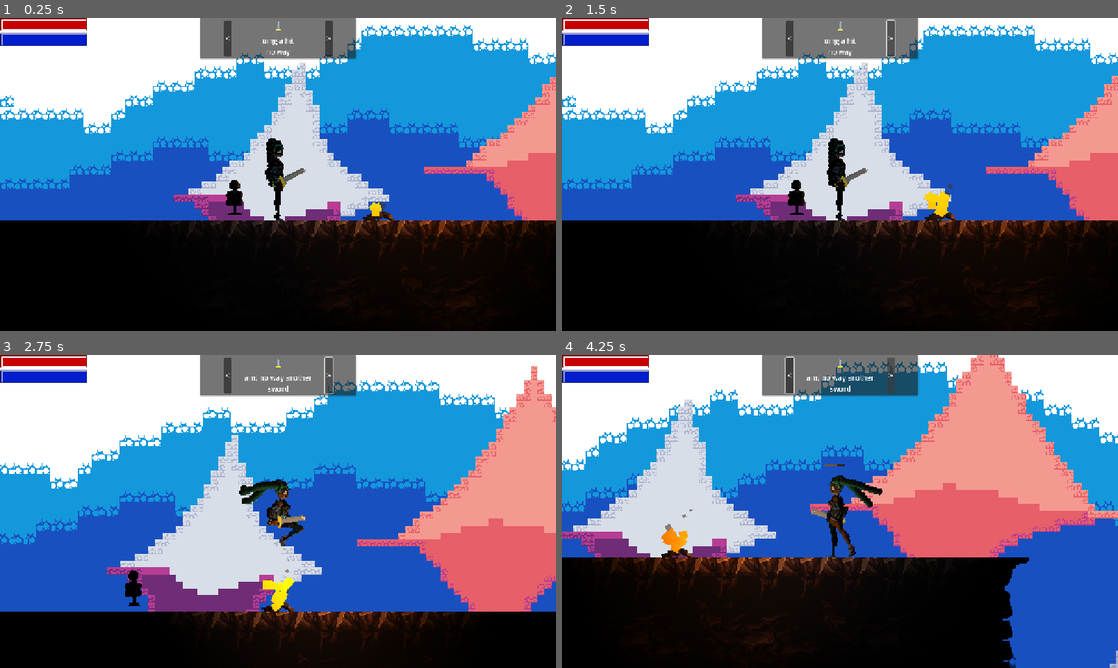
Above: before the commit, frames 1-4 (two rows, left to right).
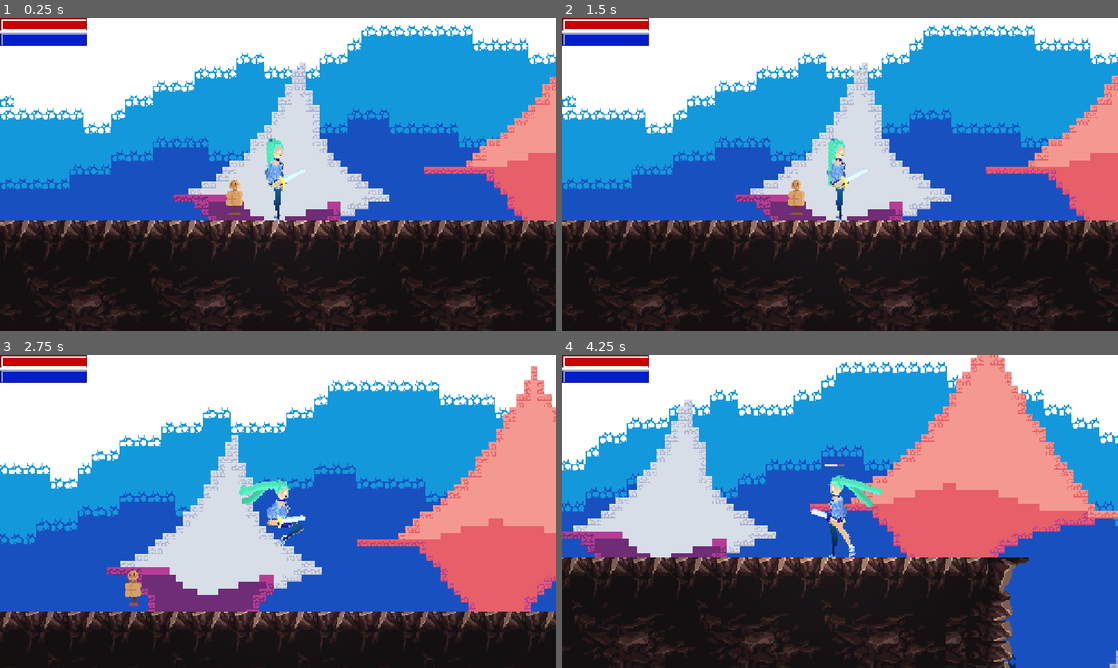
Above: after the commit, the same moments.

Repository: ToastedTeam/CaveGame
Game: Godot game, scene res://scenes/main/main.tscn
The game is run twice, just before and just after one commit, with the same random seed, the same clock (stepped at 60 frames per second) and the same inputs. The engine's default icon, where the game draws it, is replaced by a stand-in: a white triangle on a blue panel in a dark square.
Inputs (mouse positions are in pixels of both pictures, inside the frame that each line leads up to):
- Up to frame 1 (0.25 s): no input
- Up to frame 2 (1.5 s): click (789, 36) at 0.5 s, where only the run before the commit has a clickable "<"; click (890, 36) at 1.25 s, where only the run before the commit has a clickable ">"
- Up to frame 3 (2.75 s): tap Enter (ui_accept) at 2 s; hold Right (player_move_right) from 2.03 s (still down); tap A (player_attack) at 2.1 s; tap Up (player_jump) at 2.27 s
- Up to frame 4 (4.25 s): tap D (player_dash) at 2.85 s; tap Up (player_jump) at 3.02 s; release Right (player_move_right) at 3.53 s; hold Left (player_move_left) from 3.53 s (still down); tap E (player_interact) at 3.6 s

The runs differ from the first frame. In frame 1, 16% of the frame differs, in the area x 0-100%, y 0-100%; in frame 2, 16%; in frame 3, 10%; in frame 4, 14%.

Commit message:
Add a stand up animation.

Diff:
--- a/project.godot
+++ b/project.godot
@@ -28,7 +28,7 @@
 
 [editor_plugins]
 
-enabled=PackedStringArray("res://addons/directional_hinge/plugin.cfg", "res://addons/remotetransform2dextended/plugin.cfg")
+enabled=PackedStringArray("res://addons/directional_hinge/plugin.cfg", "res://addons/godot-animation-reverser/plugin.cfg", "res://addons/remotetransform2dextended/plugin.cfg")
 
 [global_group]
 
--- a/scenes/interface/interface.tscn
+++ b/scenes/interface/interface.tscn
@@ -39,6 +39,7 @@
 layout_mode = 2
 
 [node name="WeaponSelector" type="PanelContainer" parent="."]
+visible = false
 anchors_preset = 5
 anchor_left = 0.5
 anchor_right = 0.5
--- a/scenes/main/main.tscn
+++ b/scenes/main/main.tscn
@@ -995,11 +995,291 @@
 "values": [true]
 }
 
+[sub_resource type="Animation" id="Animation_raeie"]
+resource_name = "restFloor"
+length = 2.0
+tracks/0/type = "value"
+tracks/0/imported = false
+tracks/0/enabled = true
+tracks/0/path = NodePath("FFTarget_pos/Synchroniser:Position")
+tracks/0/interp = 1
+tracks/0/loop_wrap = true
+tracks/0/keys = {
+"times": PackedFloat32Array(0),
+"transitions": PackedFloat32Array(1),
+"update": 1,
+"values": [true]
+}
+tracks/1/type = "value"
+tracks/1/imported = false
+tracks/1/enabled = true
+tracks/1/path = NodePath("BFTarget_pos/Synchroniser:Position")
+tracks/1/interp = 1
+tracks/1/loop_wrap = true
+tracks/1/keys = {
+"times": PackedFloat32Array(0),
+"transitions": PackedFloat32Array(1),
+"update": 1,
+"values": [true]
+}
+tracks/2/type = "value"
+tracks/2/imported = false
+tracks/2/enabled = true
+tracks/2/path = NodePath("BHTarget_pos/Synchroniser:Position")
+tracks/2/interp = 1
+tracks/2/loop_wrap = true
+tracks/2/keys = {
+"times": PackedFloat32Array(0),
+"transitions": PackedFloat32Array(1),
+"update": 1,
+"values": [true]
+}
+tracks/3/type = "value"
+tracks/3/imported = false
+tracks/3/enabled = true
+tracks/3/path = NodePath("FHTarget_pos/Synchroniser:Position")
+tracks/3/interp = 1
+tracks/3/loop_wrap = true
+tracks/3/keys = {
+"times": PackedFloat32Array(0),
+"transitions": PackedFloat32Array(1),
+"update": 1,
+"values": [true]
+}
+tracks/4/type = "bezier"
+tracks/4/imported = false
+tracks/4/enabled = true
+tracks/4/path = NodePath("FFTarget_pos:position:x")
+tracks/4/interp = 1
+tracks/4/loop_wrap = true
+tracks/4/keys = {
+"handle_modes": PackedInt32Array(0, 0, 0, 0, 0, 0),
+"points": PackedFloat32Array(13, -0.159791, 0, 0.25, 0, 9, -0.0402465, 0, 0.0264202, 0, 1, -0.25, 0, 0.25, 0, 1, -0.25, 0, 0.25, 0, 1, -0.25, 0, 0.25, 0, 1, -0.25, 0, 0.25, 0),
+"times": PackedFloat32Array(0, 0.3, 0.51026, 1.12915, 1.50379, 1.76667)
+}
+tracks/5/type = "bezier"
+tracks/5/imported = false
+tracks/5/enabled = true
+tracks/5/path = NodePath("FFTarget_pos:position:y")
+tracks/5/interp = 1
+tracks/5/loop_wrap = true
+tracks/5/keys = {
+"handle_modes": PackedInt32Array(0, 0, 0, 0, 0),
+"points": PackedFloat32Array(34, -0.126458, -1, 0.25, 0, 32, -0.0402465, 2, 0.0264202, 0, 34, -0.25, 0, 0.128927, -2, 34, -0.25, 0, 0.25, 0, 31.665, -0.25, 0, 0.25, 0),
+"times": PackedFloat32Array(0, 0.3, 0.51026, 1.12915, 1.76667)
+}
+tracks/6/type = "bezier"
+tracks/6/imported = false
+tracks/6/enabled = true
+tracks/6/path = NodePath("BFTarget_pos:position:x")
+tracks/6/interp = 1
+tracks/6/loop_wrap = true
+tracks/6/keys = {
+"handle_modes": PackedInt32Array(0, 0, 0, 0),
+"points": PackedFloat32Array(16, -0.0638497, -1, 0.0361503, -1, 6, -0.0304265, -1, 0.0695735, 6, -3.695, -0.25, 0, 0.018669, 0, -2, -0.25, 0, 0.25, 0),
+"times": PackedFloat32Array(0.41748, 0.7, 0.966667, 2)
+}
+tracks/7/type = "bezier"
+tracks/7/imported = false
+tracks/7/enabled = true
+tracks/7/path = NodePath("BFTarget_pos:position:y")
+tracks/7/interp = 1
+tracks/7/loop_wrap = true
+tracks/7/keys = {
+"handle_modes": PackedInt32Array(0, 0, 0, 0),
+"points": PackedFloat32Array(34.02, -0.0638497, 1, 0.13615, 11, 32, -0.0304265, 1, 0.0362402, -1, 34, -0.25, 0, 0.0853357, -1, 30.335, -0.25, 0, 0.25, 0),
+"times": PackedFloat32Array(0.4, 0.7, 0.966667, 2)
+}
+tracks/8/type = "bezier"
+tracks/8/imported = false
+tracks/8/enabled = true
+tracks/8/path = NodePath("BHTarget_pos:position:x")
+tracks/8/interp = 1
+tracks/8/loop_wrap = true
+tracks/8/keys = {
+"handle_modes": PackedInt32Array(0, 0, 0),
+"points": PackedFloat32Array(-28, -0.25, 0, 0.25, 0, 0, -0.25, 0, 0.25, 0, 0, -0.25, 0, 0.25, 0),
+"times": PackedFloat32Array(0.83333, 1.33333, 2)
+}
+tracks/9/type = "bezier"
+tracks/9/imported = false
+tracks/9/enabled = true
+tracks/9/path = NodePath("BHTarget_pos:position:y")
+tracks/9/interp = 1
+tracks/9/loop_wrap = true
+tracks/9/keys = {
+"handle_modes": PackedInt32Array(0, 0, 0),
+"points": PackedFloat32Array(35, -0.25, 0, 0.25, 0, 26, -0.25, 0, 0.25, 0, 6, -0.25, 0, 0.25, 0),
+"times": PackedFloat32Array(0.83333, 1.33333, 2)
+}
+tracks/10/type = "value"
+tracks/10/imported = false
+tracks/10/enabled = true
+tracks/10/path = NodePath("HipTarget/Synchroniser:Position")
+tracks/10/interp = 1
+tracks/10/loop_wrap = true
+tracks/10/keys = {
+"times": PackedFloat32Array(0),
+"transitions": PackedFloat32Array(1),
+"update": 1,
+"values": [true]
+}
+tracks/11/type = "value"
+tracks/11/imported = false
+tracks/11/enabled = true
+tracks/11/path = NodePath("HipTarget/Synchroniser:Rotation")
+tracks/11/interp = 1
+tracks/11/loop_wrap = true
+tracks/11/keys = {
+"times": PackedFloat32Array(0),
+"transitions": PackedFloat32Array(1),
+"update": 1,
+"values": [true]
+}
+tracks/12/type = "bezier"
+tracks/12/imported = false
+tracks/12/enabled = true
+tracks/12/path = NodePath("FHTarget_pos:position:x")
+tracks/12/interp = 1
+tracks/12/loop_wrap = true
+tracks/12/keys = {
+"handle_modes": PackedInt32Array(0, 0, 0, 0),
+"points": PackedFloat32Array(-24, -0.25, 0, 0.25, 0, -18.355, -0.25, 0, 0.25, 0, -18.355, -0.25, 0, 0.18073, 50.855, 2, -0.25, 0, 0.25, 0),
+"times": PackedFloat32Array(0, 0.8333, 1, 2)
+}
+tracks/13/type = "bezier"
+tracks/13/imported = false
+tracks/13/enabled = true
+tracks/13/path = NodePath("FHTarget_pos:position:y")
+tracks/13/interp = 1
+tracks/13/loop_wrap = true
+tracks/13/keys = {
+"handle_modes": PackedInt32Array(0, 0, 0, 0),
+"points": PackedFloat32Array(35, -0.25, 0, 0.25, 0, 35.325, -0.25, 0, 0.25, 0, 35.325, -0.25, 0, 0.25, 0, 9, -0.25, 0, 0.25, 0),
+"times": PackedFloat32Array(0, 0.8333, 1, 2)
+}
+tracks/14/type = "bezier"
+tracks/14/imported = false
+tracks/14/enabled = true
+tracks/14/path = NodePath("HipTarget:position:x")
+tracks/14/interp = 1
+tracks/14/loop_wrap = true
+tracks/14/keys = {
+"handle_modes": PackedInt32Array(0, 0, 0),
+"points": PackedFloat32Array(-13, -0.25, 0, 0.18762, -2.5, 0, -0.345747, 11.5, 0.091, -3, 0, -0.25, 0, 0.25, 0),
+"times": PackedFloat32Array(0.8333, 1.56667, 2)
+}
+tracks/15/type = "bezier"
+tracks/15/imported = false
+tracks/15/enabled = true
+tracks/15/path = NodePath("HipTarget:position:y")
+tracks/15/interp = 1
+tracks/15/loop_wrap = true
+tracks/15/keys = {
+"handle_modes": PackedInt32Array(0, 0, 0),
+"points": PackedFloat32Array(29, -0.25, 0, 0.25, 0, 23, -0.533333, 2, 0.03, 0, 0, -0.1, 0, 0.2, 12),
+"times": PackedFloat32Array(0.8333, 1.33333, 2)
+}
+tracks/16/type = "bezier"
+tracks/16/imported = false
+tracks/16/enabled = true
+tracks/16/path = NodePath("HipTarget:rotation")
+tracks/16/interp = 1
+tracks/16/loop_wrap = true
+tracks/16/keys = {
+"handle_modes": PackedInt32Array(0, 0, 0),
+"points": PackedFloat32Array(-0.259744, -0.25, 0, 0.25, 0, 0.325715, -0.25, 0, 0.25, 0, 0, -0.25, 0, 0.25, 0),
+"times": PackedFloat32Array(0.8333, 1.33333, 2)
+}
+tracks/17/type = "bezier"
+tracks/17/imported = false
+tracks/17/enabled = true
+tracks/17/path = NodePath("LookAt:position:x")
+tracks/17/interp = 1
+tracks/17/loop_wrap = true
+tracks/17/keys = {
+"handle_modes": PackedInt32Array(0, 0),
+"points": PackedFloat32Array(36, -0.25, 0, 0.25, 0, 85, -0.25, 0, 0.25, 0),
+"times": PackedFloat32Array(1.53333, 2)
+}
+tracks/18/type = "bezier"
+tracks/18/imported = false
+tracks/18/enabled = true
+tracks/18/path = NodePath("LookAt:position:y")
+tracks/18/interp = 1
+tracks/18/loop_wrap = true
+tracks/18/keys = {
+"handle_modes": PackedInt32Array(0, 0),
+"points": PackedFloat32Array(29, -0.25, 0, 0.25, 0, -14, -0.25, 0, 0.25, 0),
+"times": PackedFloat32Array(1.53333, 2)
+}
+tracks/19/type = "value"
+tracks/19/imported = false
+tracks/19/enabled = true
+tracks/19/path = NodePath("..:inhibitUserInput")
+tracks/19/interp = 1
+tracks/19/loop_wrap = true
+tracks/19/keys = {
+"times": PackedFloat32Array(0, 2),
+"transitions": PackedFloat32Array(1, 1),
+"update": 1,
+"values": [true, false]
+}
+tracks/20/type = "value"
+tracks/20/imported = false
+tracks/20/enabled = true
+tracks/20/path = NodePath("../../PlayerIKAnimator:inhibitFH")
+tracks/20/interp = 1
+tracks/20/loop_wrap = true
+tracks/20/keys = {
+"times": PackedFloat32Array(0, 2),
+"transitions": PackedFloat32Array(1, 1),
+"update": 1,
+"values": [true, false]
+}
+tracks/21/type = "value"
+tracks/21/imported = false
+tracks/21/enabled = true
+tracks/21/path = NodePath("../../PlayerIKAnimator:inhibitBH")
+tracks/21/interp = 1
+tracks/21/loop_wrap = true
+tracks/21/keys = {
+"times": PackedFloat32Array(0, 2),
+"transitions": PackedFloat32Array(1, 1),
+"update": 1,
+"values": [true, false]
+}
+tracks/22/type = "value"
+tracks/22/imported = false
+tracks/22/enabled = true
+tracks/22/path = NodePath("../../PlayerIKAnimator:inhibitFF")
+tracks/22/interp = 1
+tracks/22/loop_wrap = true
+tracks/22/keys = {
+"times": PackedFloat32Array(0, 2),
+"transitions": PackedFloat32Array(1, 1),
+"update": 1,
+"values": [true, false]
+}
+tracks/23/type = "value"
+tracks/23/imported = false
+tracks/23/enabled = true
+tracks/23/path = NodePath("../../PlayerIKAnimator:inhibitBF")
+tracks/23/interp = 1
+tracks/23/loop_wrap = true
+tracks/23/keys = {
+"times": PackedFloat32Array(0, 2),
+"transitions": PackedFloat32Array(1, 1),
+"update": 1,
+"values": [true, false]
+}
+
 [sub_resource type="AnimationLibrary" id="AnimationLibrary_gx6sm"]
 _data = {
 &"Attack": SubResource("Animation_j3ovn"),
 &"RESET": SubResource("Animation_afbqv"),
-&"restFloor": SubResource("Animation_pg34l")
+&"restFloor": SubResource("Animation_pg34l"),
+&"restFloorUp": SubResource("Animation_raeie")
 }
 
 [sub_resource type="TileSetAtlasSource" id="TileSetAtlasSource_ubapy"]
@@ -2393,7 +2673,7 @@
 
 [node name="BFTarget" type="Marker2D" parent="PlayerIKAnimator"]
 visible = false
-position = Vector2(2, 5)
+position = Vector2(2, 1.335)
 
 [node name="Sprite2D" type="Sprite2D" parent="PlayerIKAnimator/BFTarget"]
 texture = SubResource("PlaceholderTexture2D_th5th")
@@ -2401,7 +2681,7 @@
 [node name="FFTarget" type="Marker2D" parent="PlayerIKAnimator"]
 visible = false
 z_index = 500
-position = Vector2(5, 3)
+position = Vector2(5, 2.665)
 
 [node name="Sprite2D2" type="Sprite2D" parent="PlayerIKAnimator/FFTarget"]
 texture = SubResource("PlaceholderTexture2D_th5th")
@@ -2415,7 +2695,7 @@
 
 [node name="FHTarget" type="Marker2D" parent="PlayerIKAnimator"]
 visible = false
-position = Vector2(4, -29)
+position = Vector2(6, -20)
 
 [node name="Sprite2D2" type="Sprite2D" parent="PlayerIKAnimator/FHTarget"]
 texture = SubResource("PlaceholderTexture2D_blune")
@@ -2446,78 +2726,80 @@
 
 [node name="hip" parent="Player/Skeleton" index="0"]
 position = Vector2(0, 0)
-scale = Vector2(0.999892, 0.999892)
+scale = Vector2(0.999844, 0.999844)
 
 [node name="head" parent="Player/Skeleton/hip/torso/collar/offset" index="0"]
-rotation = -0.00579714
+rotation = -0.00580459
 scale = Vector2(0.999852, 0.999852)
 
 [node name="shoulder_r" parent="Player/Skeleton/hip/torso/collar/offset" index="1"]
-rotation = 1.9395
+rotation = 1.93946
 
 [node name="forearm_r" parent="Player/Skeleton/hip/torso/collar/offset/shoulder_r" index="1"]
-rotation = -0.833589
+rotation = -0.833527
+scale = Vector2(0.999999, 0.999999)
 
 [node name="shoulder_f" parent="Player/Skeleton/hip/torso/collar/offset" index="2"]
-rotation = 2.43437
-
-[node name="forearm_f" parent="Player/Skeleton/hip/torso/collar/offset/shoulder_f" index="1"]
-rotation = -1.73952
+rotation = 1.4022
 
 [node name="thigh_r" parent="Player/Skeleton/hip" index="1"]
-rotation = 0.0587558
+rotation = 0.0658351
+
+[node name="calf_r" parent="Player/Skeleton/hip/thigh_r" index="1"]
+rotation = 0.0
 
 [node name="thigh_f" parent="Player/Skeleton/hip" index="2"]
-rotation = -0.0468391
+rotation = -0.0473331
+scale = Vector2(0.99984, 0.99984)
 
 [node name="Forearm_R" parent="Player/sprites" index="0"]
-position = Vector2(-2.91508, -0.927197)
-rotation = -0.464893
+position = Vector2(-2.91473, -0.926941)
+rotation = -0.464864
 
 [node name="Shoulder_R" parent="Player/sprites" index="1"]
-position = Vector2(-3.8015, -9.83509)
-rotation = 0.368695
+position = Vector2(-3.80115, -9.83455)
+rotation = 0.36866
 
 [node name="Calf_B" parent="Player/sprites" index="2"]
-position = Vector2(-0.352293, 14.5028)
-rotation = 0.0587558
+position = Vector2(-0.454931, 14.4992)
+rotation = 0.0658351
 
 [node name="Thigh_B" parent="Player/sprites" index="3"]
-position = Vector2(-0.352294, 5.989)
-rotation = 0.0587558
+position = Vector2(-0.394663, 5.98606)
+rotation = 0.0658351
 
 [node name="Calf_F" parent="Player/sprites" index="4"]
-position = Vector2(0.678109, 14.4568)
-rotation = -0.0468391
+position = Vector2(0.685217, 14.4555)
+rotation = -0.0473331
 
 [node name="Thigh_F" parent="Player/sprites" index="5"]
-position = Vector2(-0.219089, 5.99181)
-rotation = -0.0468391
+position = Vector2(-0.216119, 5.99138)
+rotation = -0.0473331
 
 [node name="BHair" parent="Player/sprites" index="6"]
-position = Vector2(-5.27686, -28.0564)
+position = Vector2(-5.27689, -28.0557)
 
 [node name="Head" parent="Player/sprites" index="7"]
-position = Vector2(-1.54038, -20.4965)
-rotation = -0.00579714
+position = Vector2(-1.54036, -20.4958)
+rotation = -0.0058046
 
 [node name="FrontHair" parent="Player/sprites" index="8"]
-position = Vector2(-6.51005, -26.1911)
+position = Vector2(-6.51007, -26.1904)
 
 [node name="Torso" parent="Player/sprites" index="9"]
-position = Vector2(0, -7.99914)
+position = Vector2(0, -7.99875)
 
 [node name="FlipHandler" parent="Player/sprites" index="11"]
-position = Vector2(-1.34707, -2.63921)
-rotation = -0.875946
+position = Vector2(2.46617, 4.79743)
+rotation = -0.168602
 
 [node name="Forearm_F" parent="Player/sprites" index="12"]
-position = Vector2(-5.4401, -5.18529)
-rotation = -0.875946
+position = Vector2(1.00966, 0.202698)
+rotation = -0.168602
 
 [node name="Shoulder_F" parent="Player/sprites" index="13"]
-position = Vector2(-5.80003, -11.2503)
-rotation = 0.863571
+position = Vector2(-1.16081, -9.5696)
+rotation = -0.168602
 
 [node name="root" parent="Player/accessories" index="0"]
 position = Vector2(0, 0)
@@ -2650,6 +2932,7 @@
 shape = SubResource("WorldBoundaryShape2D_kfodh")
 
 [node name="RestArea" parent="." instance=ExtResource("15_raeie")]
+visible = false
 position = Vector2(80, 0)
 
 [editable path="Player"]
--- a/structures/rest_area/rest_player.gd
+++ b/structures/rest_area/rest_player.gd
@@ -9,7 +9,7 @@
 		weapons.show()
 		return
 	else:
-		player.animPlayer.play("RESET")
+		player.animPlayer.play("restFloorUp")
 		resting = false
 		var UI = get_tree().get_nodes_in_group("UI")[0]
 		var weapons: Control = UI.get_node("WeaponSelector")
Not shown, added: addons/godot-animation-reverser/helper.gd
Not shown, added: addons/godot-animation-reverser/helper.gd.uid
Not shown, added: addons/godot-animation-reverser/plugin.cfg
Not shown, added: addons/godot-animation-reverser/plugin.gd
Not shown, added: addons/godot-animation-reverser/plugin.gd.uid
Not shown: 1 places in scenes/main/main.tscn that only renumber resources
